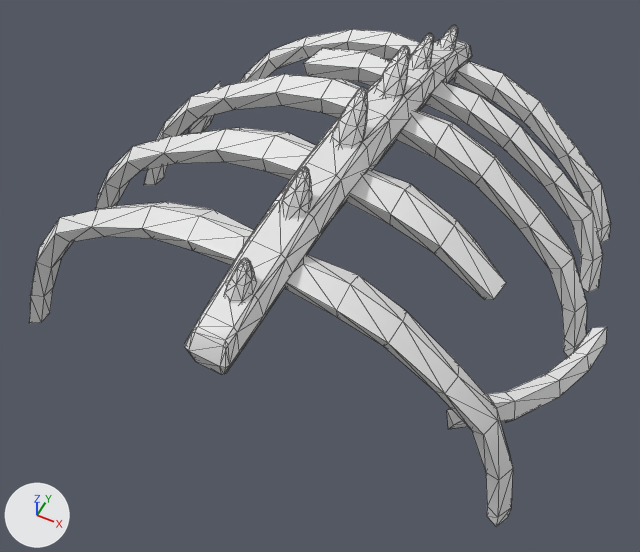
The glTF model src/assets/glb/kits/pirate/environment/LargeBones.glb as it was, and as the next commit left it.
Rendered twice from a 50 mm camera at (317.0, -673.0, 820.0) aimed at (8.0, -54.0, 47.0). The axes (+X, +Y, +Z) are drawn at lower left. The lights are the same throughout. The older version comes first. Mesh edges are drawn as thin lines. Where no turn or scale is listed for an object, it has been applied to the vertices.

Before the edit, the objects in view are built like this:
```python
mat_atlas = principled_material('Atlas')
mat_atlas.base_color = (0.8, 0.8, 0.8)  # white #e7e7e7
mat_atlas.roughness = 0.553
me_cube_032 = bpy.data.meshes.new('Cube.032')
me_cube_032.from_pydata(...)  # 896 vertices, 1680 faces; spans x -318.0..332.0, y -301.0..361.0, z -57.0..286.0
me_cube_032.materials.append(mat_atlas)  # white #e7e7e7
ob_environment_largebones = bpy.data.objects.new('Environment_LargeBones', me_cube_032)
ob_environment_largebones.location = (0.0, 0.0, 0.0)
```
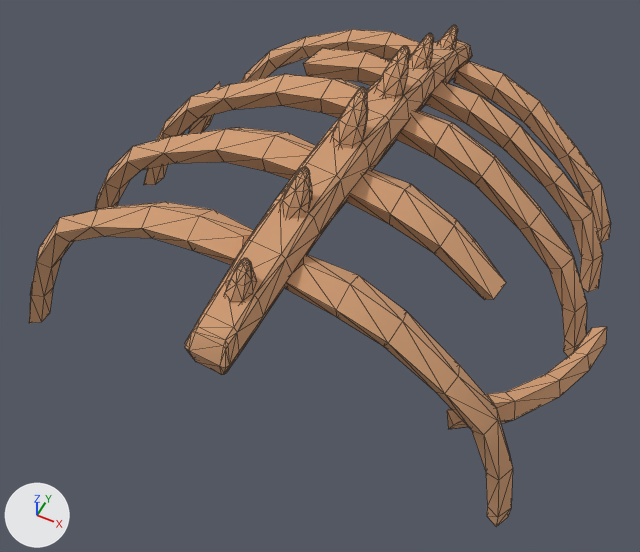
The newer file is also rescaled (x0.01) as a whole; pictures and numbers use the older file's frame.

Where the change shows, as pixel boxes [x1, y1, x2, y2] in the pictures (640 x 552 px):
'Environment_LargeBones', surface changed (white to brown)
    both: [29, 25, 611, 527]

Edits to the bpy script that builds the scene:
```text
Add img_atlas_pirate:
    img_atlas_pirate = load_image('Atlas_Pirate', '_unpacked/Atlas_Pirate', 32, 32, 'sRGB')
Change mat_atlas:
    remove mat_atlas.base_color = (0.8, 0.8, 0.8)  # white #e7e7e7
    add mat_atlas.texture = img_atlas_pirate
    mat_atlas.roughness: 0.553 -> 1.0
```
